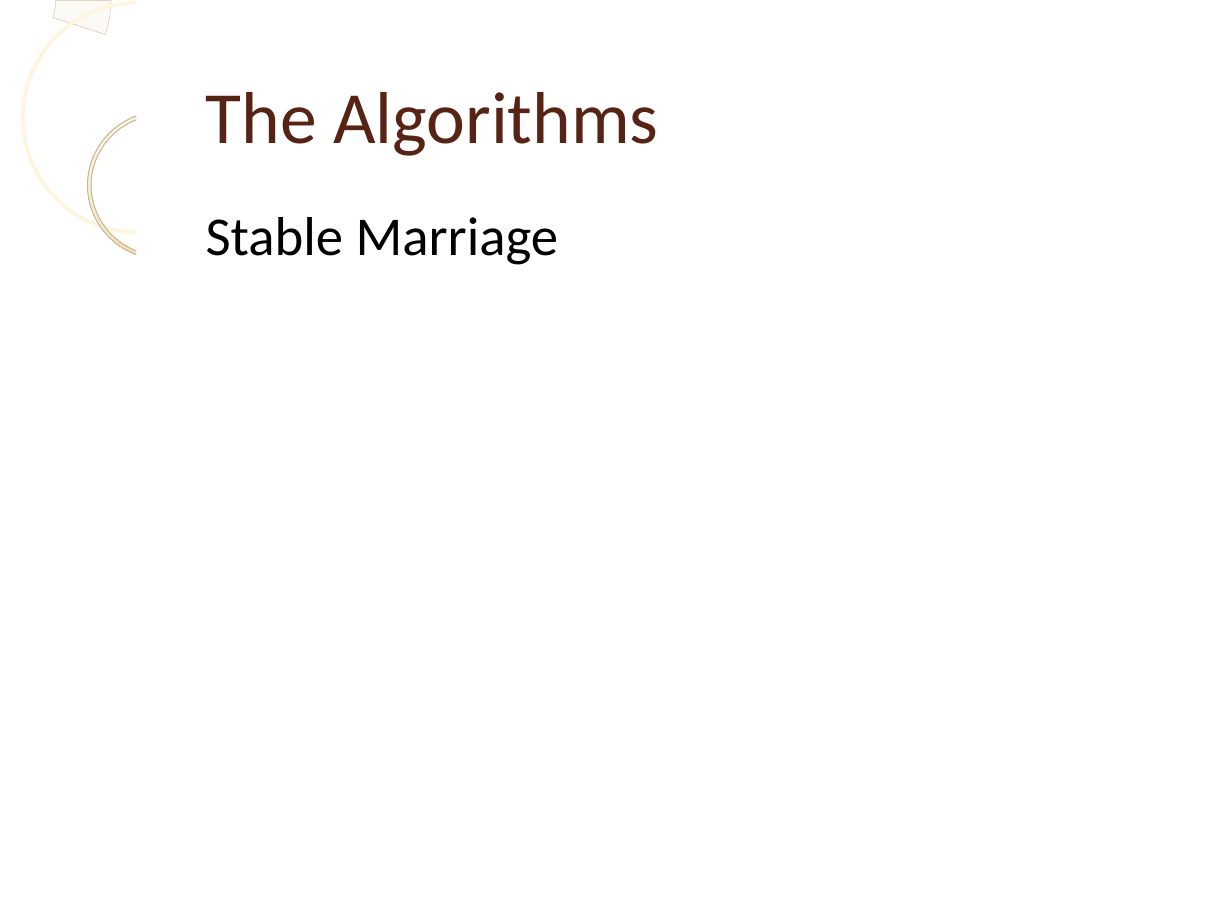
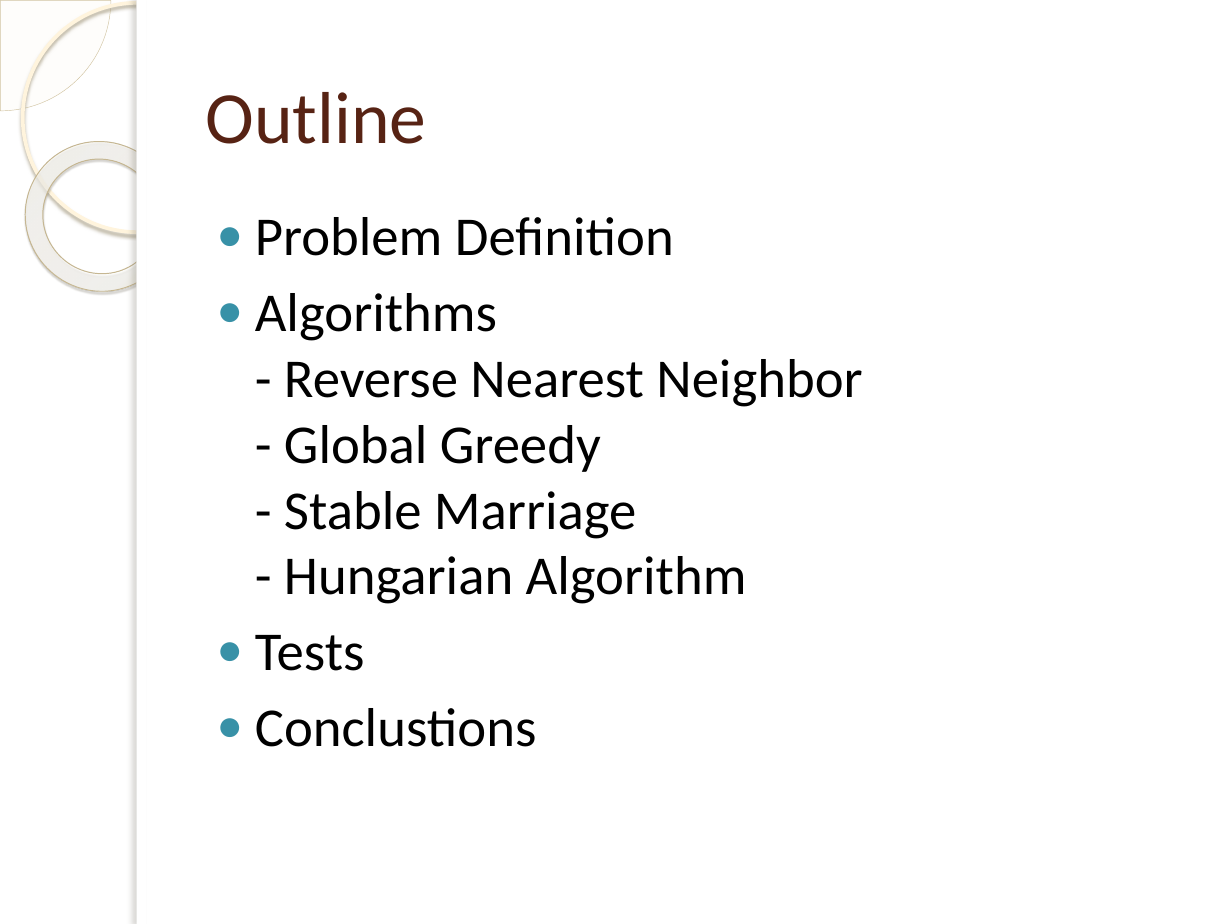
Before and after one commit to laurita/SimilaritySearch-project, a slide deck: slide 2 of presentation/presentation.pptx (slide 5 before the commit). Drawn at 1232x924 pixels with LibreOffice and Linux fonts; fonts in the diff are those of the drawing; background and template pictures are left out. Boxes give left, top, right and bottom in pixels: in the first picture for what was removed or moved away, otherwise in the second. Text is boxed around its words. In the diff, an @@ line names an element or a change of style, - is before the commit and + after.

```diff
--- a/presentation/presentation.pptx
+++ b/presentation/presentation.pptx
@@ arch (boxed as its full ring) removed at <box>0,0,111,111</box> @@
@@ pie slice (boxed as its full ellipse) added at <box>0,0,111,111</box>, fill #FEFAF4 at 33% opacity, outline #D3C39F 0.25 pt @@
@@ ellipse at <box>22,2,251,232</box>: outline #FFF4DD 2.15 pt to #FFF5DE 2.15 pt; shadow on @@
@@ rectangle at <box>137,0,147,924</box>: shadow on @@
@@ donut at <box>0,111,206,322</box>: fill gradient #FEFAF6 to #EED18E to gradient #FFFCF6 to #FFFEFB to #F0D28E; outline #C6B792 0.57 pt to #C7B893 0.58 pt; shadow on; proportions changed; rotation 0 to 38 degrees @@
@@ title at <box>206,92,427,144</box>: text changed @@
-The Algorithms
+Outline
@@ text at <box>255,217,862,747</box>: text changed @@
-Stable Marriage
+● Problem Definition
+● Algorithms
+  - Reverse Nearest Neighbor
+  - Global Greedy
+  - Stable Marriage
+  - Hungarian Algorithm
+● Tests
+● Conclustions
```
Also in this commit, not shown: 8 other slides changed, 4 slides added, 3 slides removed, 10 other files.
